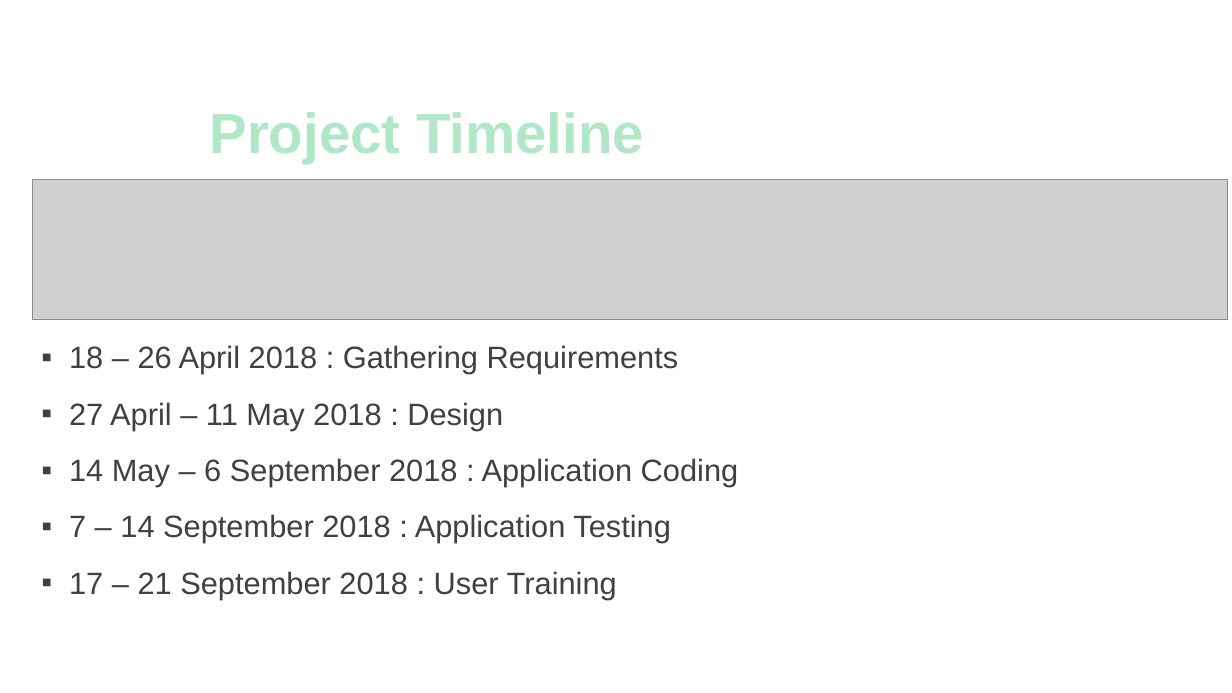
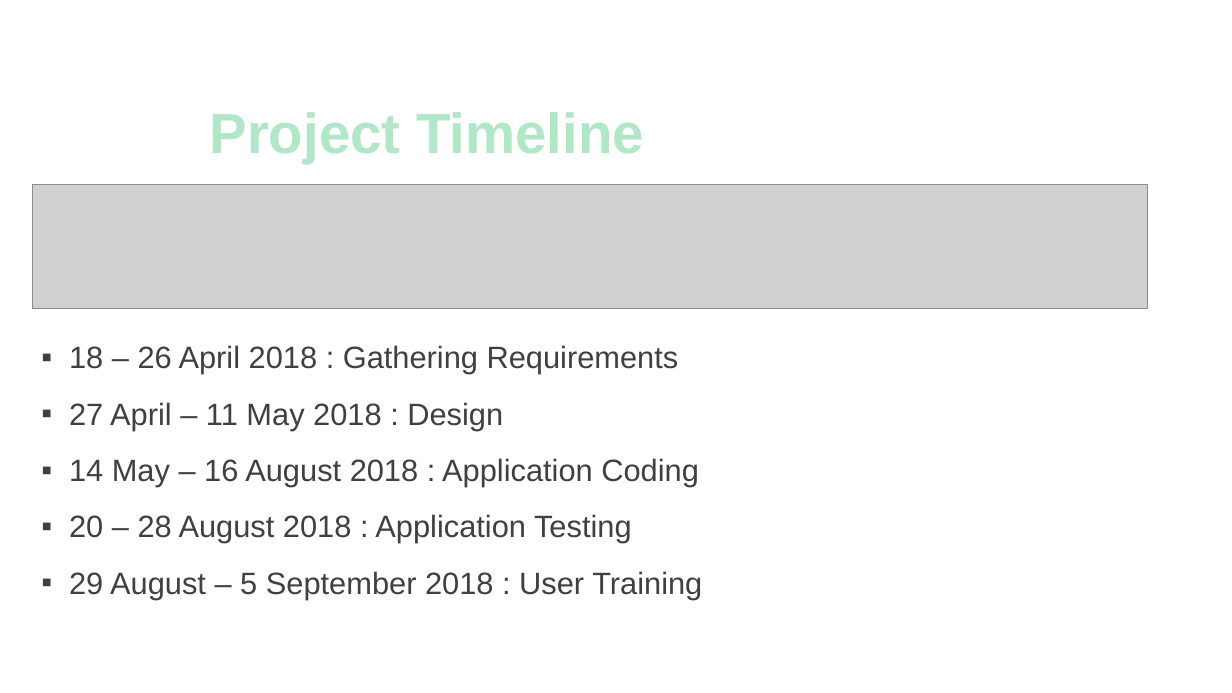
Before and after one commit to bimprakosoo/kuliah2.0, a slide deck: slide 7 of RPL/Commercial Presentation.pptx (slide 11 before the commit). Drawn at 1232x693 pixels with LibreOffice and Linux fonts; fonts in the diff are those of the drawing; grey boxes stand for pictures; background and template pictures are left out. Boxes give left, top, right and bottom in pixels: in the first picture for what was removed or moved away, otherwise in the second. Text is boxed around its words. In the diff, an @@ line names an element or a change of style, - is before the commit and + after.

```diff
--- a/RPL/Commercial Presentation.pptx
+++ b/RPL/Commercial Presentation.pptx
@@ picture: place and size @@
-picture at (32, 179, 1228, 320)
+picture at (32, 184, 1148, 309)
@@ text at (69, 458, 702, 599): text changed @@
-▪ 14 May – 6 September 2018 : Application Coding
-▪ 7 – 14 September 2018 : Application Testing
-▪ 17 – 21 September 2018 : User Training
+▪ 14 May – 16 August 2018 : Application Coding
+▪ 20 – 28 August 2018 : Application Testing
+▪ 29 August – 5 September 2018 : User Training
```
Also in this commit, not shown: 3 other slides changed, 6 slides added, 7 slides removed, 36 other files.
